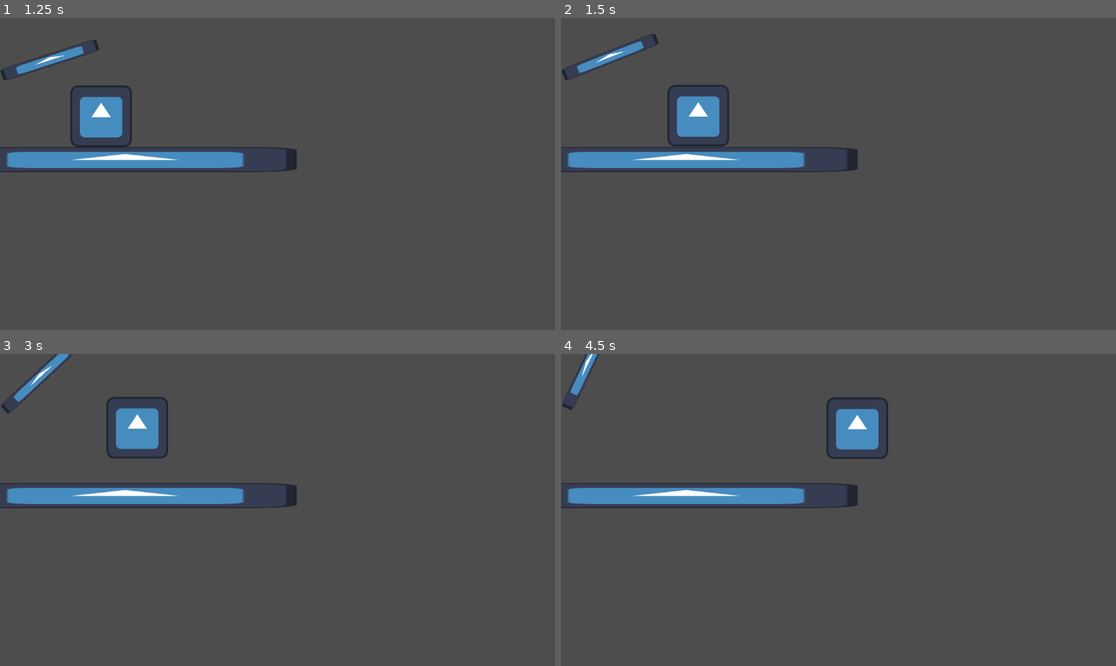
Above: before the commit, frames 1-4 (two rows, left to right).
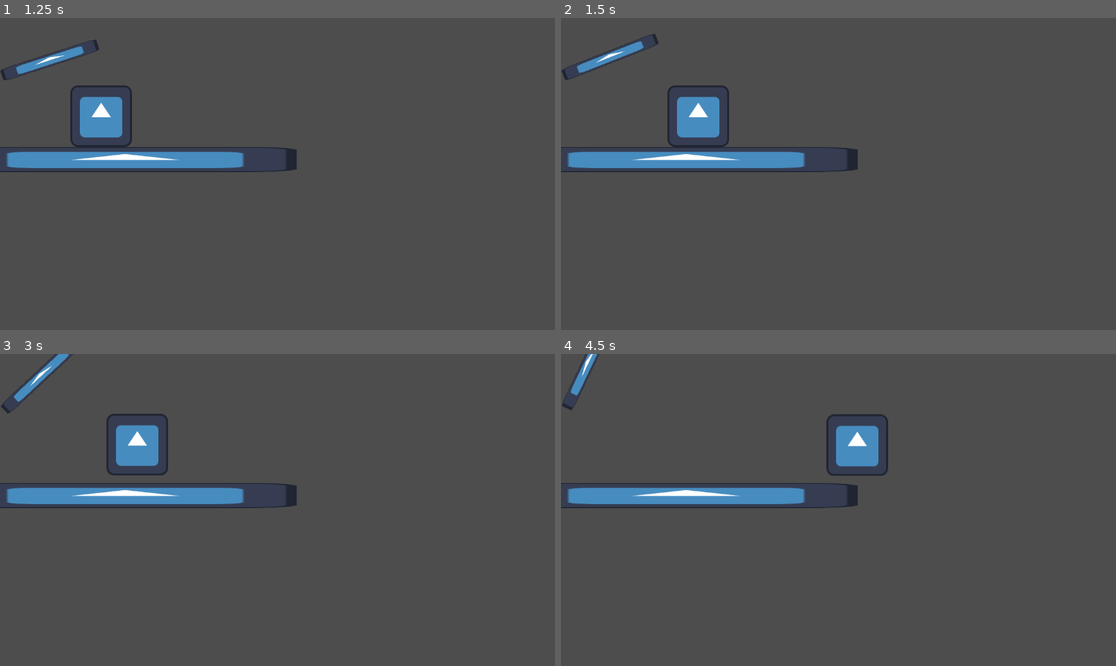
Above: after the commit, the same moments.

Repository: ARLJohnston/DSGJam2025
Game: Godot game, scene res://Main.tscn
The game is run twice, just before and just after one commit, with the same random seed, the same clock (stepped at 60 frames per second) and the same inputs. The engine's default icon, where the game draws it, is replaced by a stand-in: a white triangle on a blue panel in a dark square.
Inputs:
- Up to frame 1 (1.25 s): tap Enter (ui_accept) at 0.5 s; hold Right (ui_right) from 0.53 s (still down); hold Enter (ui_accept) from 0.53 s (still down)
- Up to frame 2 (1.5 s): keep holding Right (ui_right); release Enter (ui_accept) at 1.28 s; tap Enter (ui_accept) at 1.35 s
- Up to frame 3 (3 s): tap Enter (ui_accept) at 1.52, 1.82, 2.85 s; release Right (ui_right) at 2.03 s; hold Left (ui_left) 2.03-2.78 s; hold Enter (ui_accept) 2.03-2.78 s; hold Right (ui_right) from 2.78 s (still down)
- Up to frame 4 (4.5 s): tap Enter (ui_accept) at 3.02, 3.32, 4.35 s; hold Enter (ui_accept) 3.53-4.28 s; release Right (ui_right) at 4.28 s; hold Left (ui_left) from 4.28 s (still down)

Frame 1 is identical in both runs. In frame 2, 0.1% of the frame differs, in the area x 20-30%, y 21-42%; in frame 3, 1.2%; in frame 4, 1.3%, in the area x 47-59%, y 13-39%.

Commit message:
add max jump boundary and change jump growth mechanism

Diff:
--- a/arrow.gd
+++ b/arrow.gd
@@ -4,7 +4,11 @@
 const MAX_ANGLE = 0
 const MIN_ANGLE =  - (PI / 2)
 var current_angle = 0
-var going_up = true
+
+
+
+
+
 # Called when the node enters the scene tree for the first time.
 func _ready() -> void:
 	pass # Replace with function body.
--- a/player.gd
+++ b/player.gd
@@ -2,9 +2,11 @@
 
 
 const SPEED = 300.0
-const JUMP_VELOCITY = -400.0
 
 var jump_charge = 0
+const MAX_JUMP_CHARGE = -800
+const JUMP_GROWTH = 250
+
 
 func _physics_process(delta: float) -> void:
 	# Add the gravity.
@@ -13,8 +15,9 @@
 
 
 	# Handle jump.
-	if Input.is_action_pressed("ui_accept") && is_on_floor():
-		jump_charge -= 10
+	if Input.is_action_pressed("ui_accept") && is_on_floor() && jump_charge > MAX_JUMP_CHARGE:
+		jump_charge -= JUMP_GROWTH * delta
+		print(jump_charge)
 
 	if Input.is_action_just_released("ui_accept"):
 		velocity.y = jump_charge
